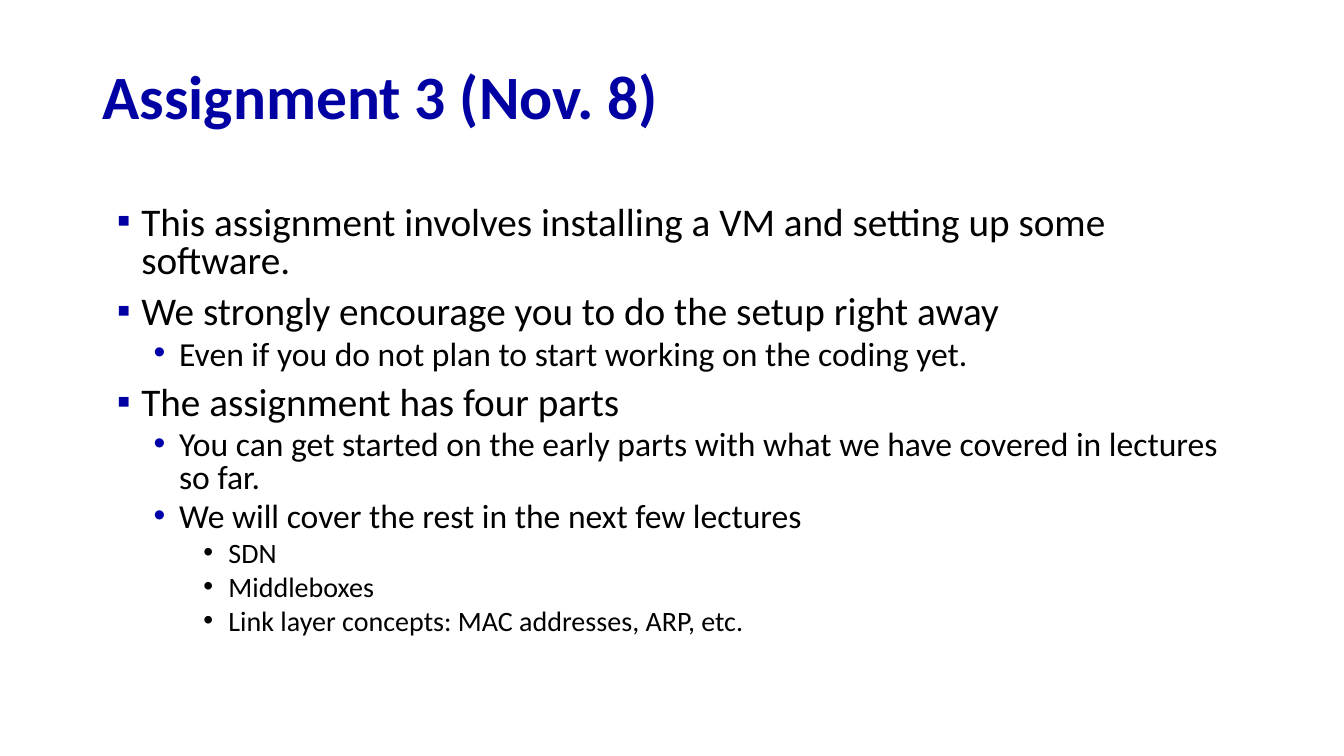
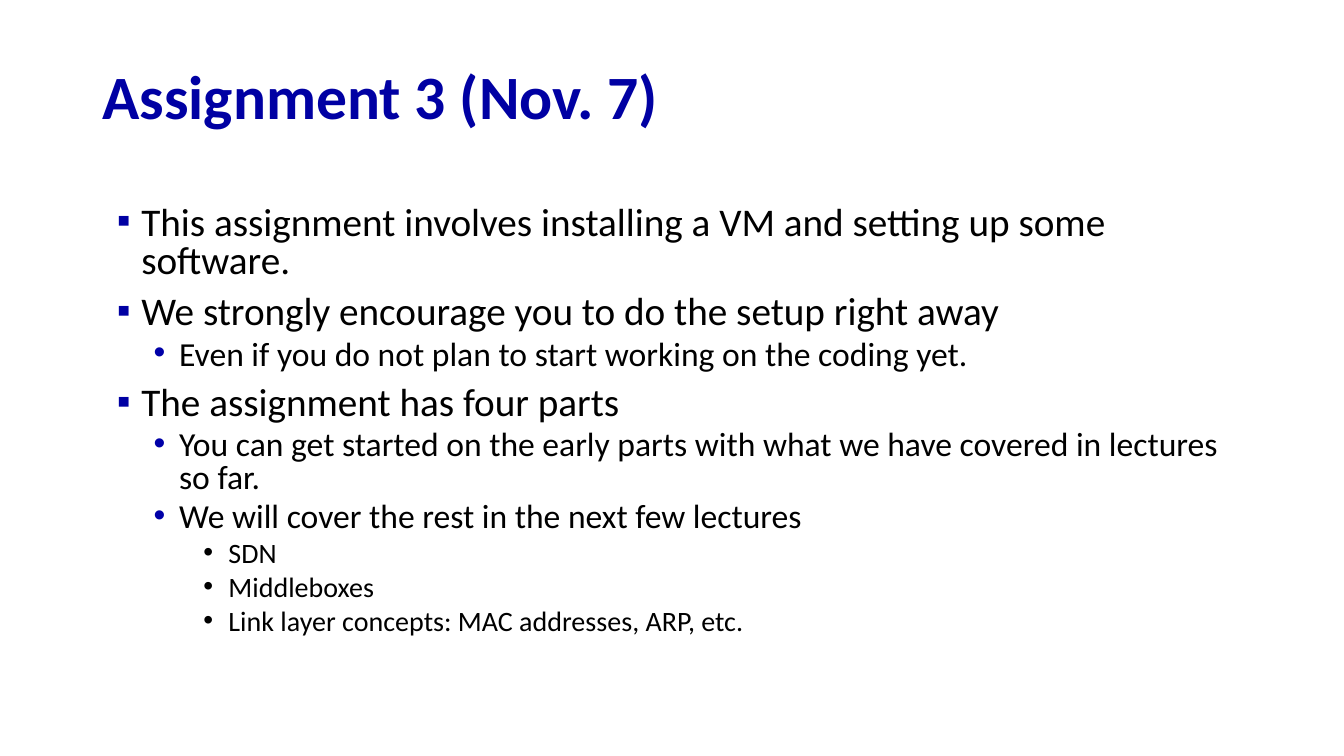
Before and after one commit to minmit/webpage, a slide deck: slide 46 of courses/CS456-F25/lectures/lec12.pptx. Drawn at 1344x756 pixels with LibreOffice and Linux fonts; fonts in the diff are those of the drawing. Boxes give left, top, right and bottom in pixels: in the first picture for what was removed or moved away, otherwise in the second. Text is boxed around its words. In the diff, an @@ line names an element or a change of style, - is before the commit and + after.

```diff
--- a/courses/CS456-F25/lectures/lec12.pptx
+++ b/courses/CS456-F25/lectures/lec12.pptx
@@ title at [102,73,658,130]: text changed @@
-Assignment 3 (Nov. 8)
+Assignment 3 (Nov. 7)
```
Also in this commit, not shown: 4 other files.
